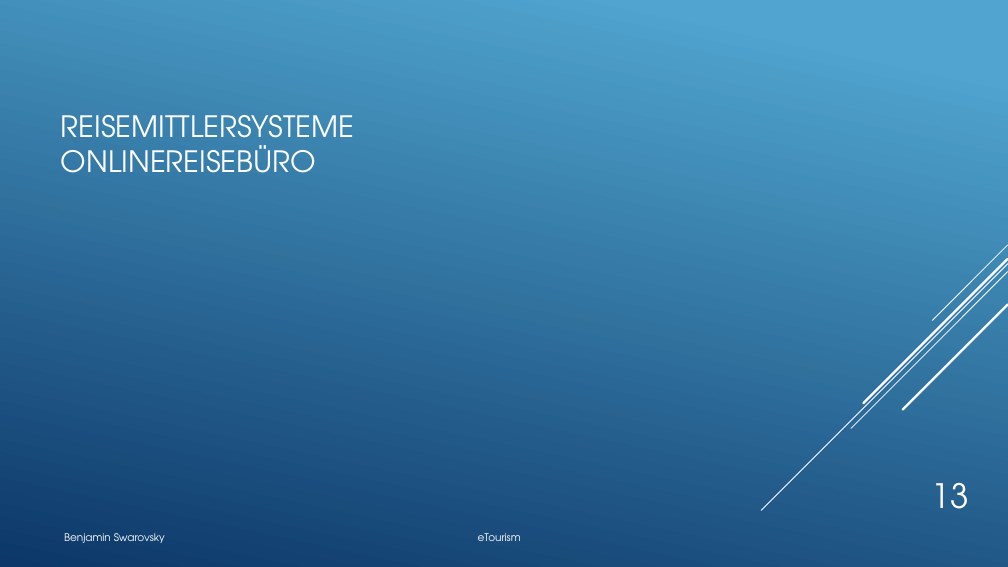
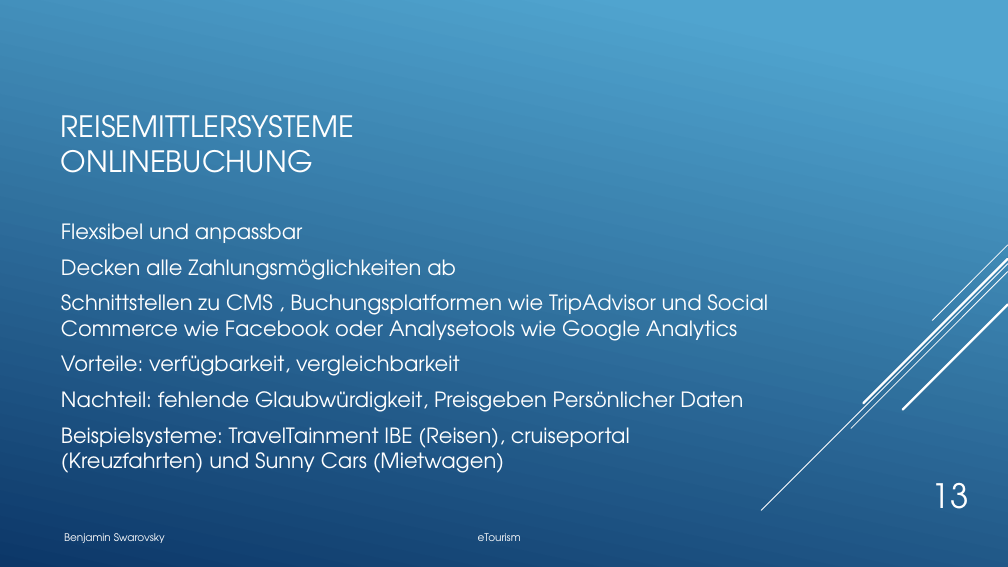
Before and after one commit to BenjaminS01/eTourism, a slide deck: slide 13 of Etourism.pptx. Drawn at 1008x567 pixels with LibreOffice and Linux fonts; fonts in the diff are those of the drawing. Boxes give left, top, right and bottom in pixels: in the first picture for what was removed or moved away, otherwise in the second. Text is boxed around its words. In the diff, an @@ line names an element or a change of style, - is before the commit and + after.

```diff
--- a/Etourism.pptx
+++ b/Etourism.pptx
@@ title at [61,115,354,173]: text changed @@
-REISEMITTLERSYSTEME
-ONLINEREISEBÜRO
+REISEMITTLERSYSTEME
+ONLINEBUCHUNG
@@ text added at [61,223,768,473], 20 pt, text #FFFFFF @@
+Flexsibel und anpassbar
+Decken alle Zahlungsmöglichkeiten ab
+Schnittstellen zu CMS , Buchungsplatformen wie TripAdvisor und Social Commerce wie Facebook oder Analysetools wie Google Analytics
+Vorteile: verfügbarkeit, vergleichbarkeit
+Nachteil: fehlende Glaubwürdigkeit, Preisgeben Persönlicher Daten
+Beispielsysteme: TravelTainment IBE (Reisen), cruiseportal (Kreuzfahrten) und Sunny Cars (Mietwagen)
```
Also in this commit, not shown: 2 other slides changed.
